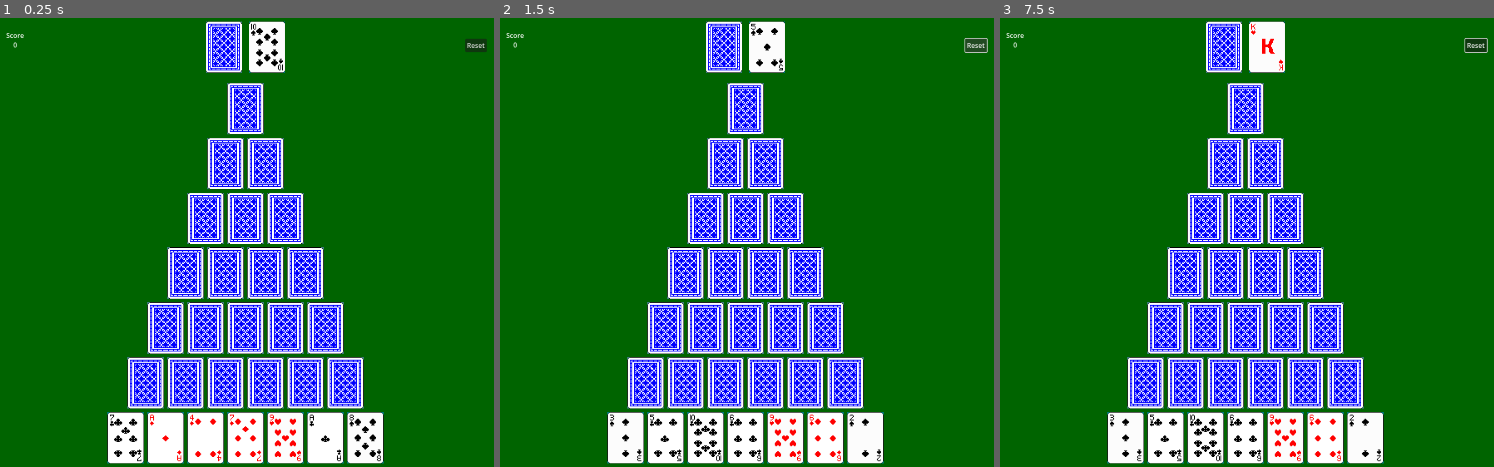
Above: before the commit, frames 1-3 (left to right).
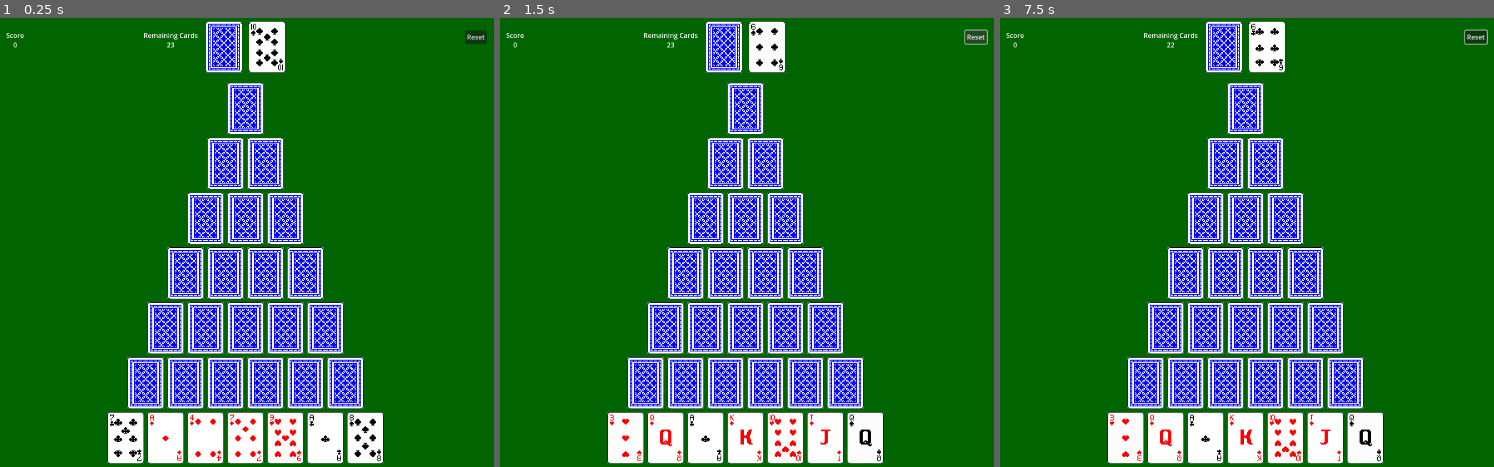
Above: after the commit, the same moments.

Repository: guilherme-antonio/Piranguim
Game: Godot game, scene res://MainScene.tscn
The game is run twice, just before and just after one commit, with the same random seed, the same clock (stepped at 60 frames per second) and the same inputs.
Inputs (mouse positions are in pixels of both pictures, inside the frame that each line leads up to):
- Up to frame 1 (0.25 s): no input
- Up to frame 2 (1.5 s): tap Enter at 0.5 s; move the mouse to (608, 462) at 0.52 s; click (608, 462) at 0.67 s; click "Reset" at 1.25 s
- Up to frame 3 (7.5 s): move the mouse to (1148, 462) at 2.02 s; click (1148, 462) at 2.17 s; move the mouse to (1187, 462) at 2.77 s; click (1187, 462) at 2.92 s; move the mouse to (1227, 462) at 3.52 s; click (1227, 462) at 3.67 s; move the mouse to (1266, 462) at 4.27 s; click (1266, 462) at 4.42 s; move the mouse to (1306, 462) at 5.02 s; click (1306, 462) at 5.17 s; move the mouse to (1345, 462) at 5.77 s; click (1345, 462) at 5.92 s; move the mouse to (1247, 71) at 6.52 s; click (1247, 71) at 6.67 s; move the mouse to (1207, 71) at 7.27 s; click (1207, 71) at 7.42 s

The runs differ from the first frame. In frame 1, 0.3% of the frame differs, in the area x 29-99%, y 2-8%; in frame 2, 1.4%; in frame 3, 1.6%, in the area x 22-99%, y 1-99%.

Commit message:
Adding remaining cards text

Diff:
--- a/MainScene.tscn
+++ b/MainScene.tscn
@@ -113,9 +113,9 @@
 
 [node name="Reset" type="Button" parent="."]
 offset_left = 1488.0
-offset_top = 50.0
+offset_top = 30.0
 offset_right = 1540.0
-offset_bottom = 82.0
+offset_bottom = 62.0
 text = "Reset"
 
 [node name="Score" type="RichTextLabel" parent="."]
@@ -127,5 +127,14 @@
 text = "[center]Score
 0[/center]"
 
+[node name="RemainingCardsText" type="RichTextLabel" parent="."]
+offset_left = 710.0
+offset_top = 30.0
+offset_right = 852.0
+offset_bottom = 77.0
+bbcode_enabled = true
+text = "[center]Remaining Cards
+0[/center]"
+
 [connection signal="input_event" from="Pile" to="." method="_on_pile_input_event"]
 [connection signal="pressed" from="Reset" to="." method="_on_reset_pressed"]
--- a/scripts/main.gd
+++ b/scripts/main.gd
@@ -6,6 +6,7 @@
 var score_calculator
 
 var score_text_format = "[center]Score %s[/center]"
+var remaining_cards_text_format = "[center]Remaining Cards %s[/center]"
 
 # Called when the node enters the scene tree for the first time.
 func _ready() -> void:
@@ -22,12 +23,19 @@
 
 func _start_game():
 	score_calculator = ScoreCalculator.new(0)
-	$Score.text = score_text_format % 0
+	_reset_score()
 	_create_deck()
 	_fill_card_slots()
 	_select_top_card()
+	_reset_pile_texture()
+	_update_remaing_cards_text()
+
+func _reset_score():
+	score_calculator.reset()
+	$Score.text = score_text_format % 0
 
 func _create_deck():
+	deck.clear()
 	for suit in Suit:
 		for order in range(1, 14):
 			var rank = order
@@ -65,12 +73,13 @@
 	$"Card-Top".update()
 	score_calculator.reset()
 
+func _reset_pile_texture():
+	$Pile/Sprite2D.texture = load("res://textures/cards/others/cardback.tres")
+
 func _on_card_click(row, collumn, card):
 	if (abs(card.order - top_card.order) == 1 or abs(card.order - top_card.order) == 12):
 		slots[row][collumn].clear_slot()
-		top_card = card
-		$"Card-Top".set_card(card)
-		$"Card-Top".update()
+		_select_top_card(card)
 		_check_other_cards(row, collumn)
 		_add_score(row)
 
@@ -83,9 +92,6 @@
 		slots[row-1][collumn].set_visibility(true)
 		slots[row-1][collumn].update()
 
-func _add_score(row):
-	$Score.text = score_text_format % score_calculator.get_score(row)
-
 func _get_close_slots(row, collumn):
 	var left_slot = null
 	var right_slot = null
@@ -95,20 +101,23 @@
 		right_slot = slots[row][collumn+1]
 	return [left_slot, right_slot]
 
-enum Suit {CLUBS, SPADES, DIAMONDS, HEARTS}
+func _add_score(row):
+	$Score.text = score_text_format % score_calculator.get_score(row)
 
+func _update_remaing_cards_text():
+	$RemainingCardsText.text = remaining_cards_text_format % deck.size()
 
 func _on_pile_input_event(viewport: Node, event: InputEvent, shape_idx: int) -> void:
 	if (event is InputEventMouseButton):
 		if event.button_index == MOUSE_BUTTON_LEFT:
 			if event.pressed:
 				if (!deck.is_empty()):
-					var next_card = deck.pop_front()
-					top_card = next_card
-					$"Card-Top".set_card(next_card)
-					$"Card-Top".update()
+					_select_top_card()
+					_update_remaing_cards_text()
 					if (deck.is_empty()):
 						$Pile/Sprite2D.texture = load("res://textures/cards/others/placeholder.tres")
 
 func _on_reset_pressed() -> void:
 	_start_game()
+
+enum Suit {CLUBS, SPADES, DIAMONDS, HEARTS}
